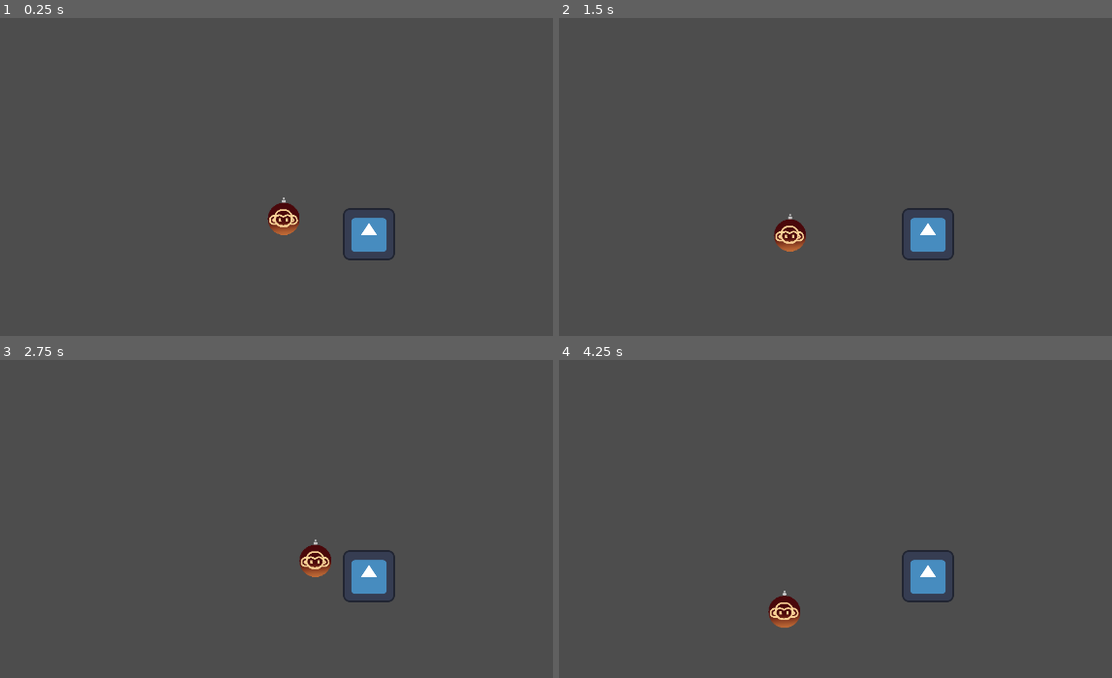
Above: before the commit, frames 1-4 (two rows, left to right).
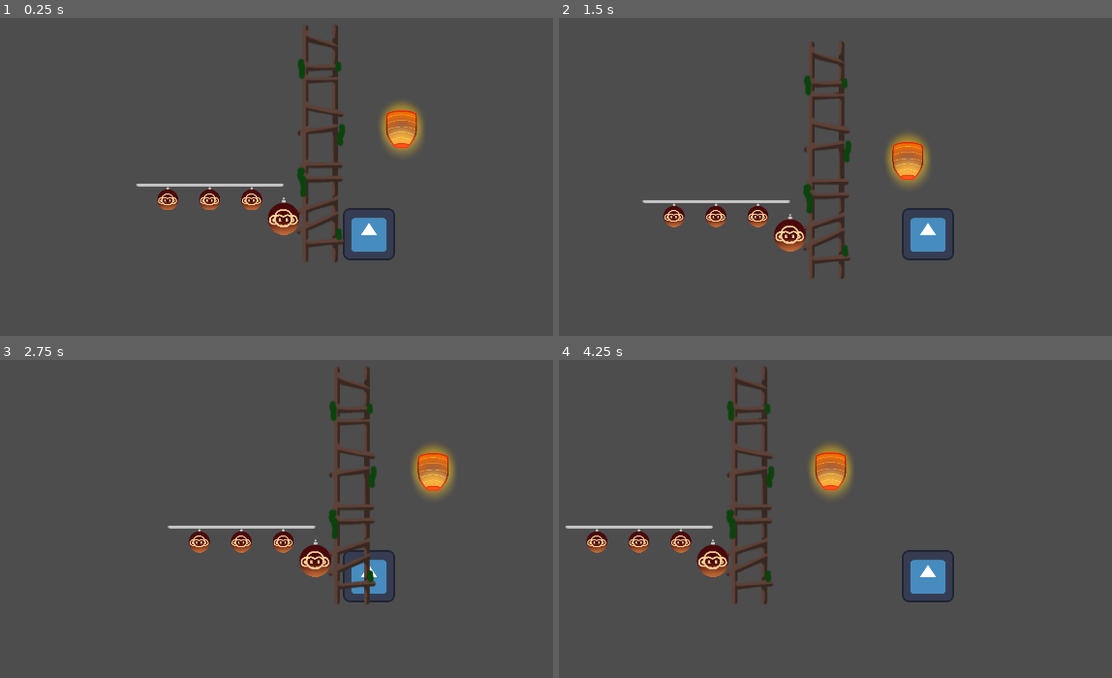
Above: after the commit, the same moments.

Repository: doofisconfused/GGJ2026
Game: Godot game, scene res://game_master.tscn
Two runs of this game, one before a commit and one after it. Both use one fixed random seed, a clock stepped at 60 frames per second and the inputs below. The engine's default icon, where the game draws it, is replaced by a stand-in: a white triangle on a blue panel in a dark square.
Inputs:
- Up to frame 1 (0.25 s): no input
- Up to frame 2 (1.5 s): hold D (right) from 0.53 s (still down); tap Q (mask_last) at 0.6 s; tap W (jump) at 0.77 s; tap E (mask_next) at 1.35 s
- Up to frame 3 (2.75 s): tap W (jump) at 1.52 s; release D (right) at 2.03 s; hold A (left) from 2.03 s (still down); tap Q (mask_last) at 2.1 s
- Up to frame 4 (4.25 s): release A (left) at 2.78 s; hold D (right) from 2.78 s (still down); tap E (mask_next) at 2.85 s; tap W (jump) at 3.02, 3.77 s; tap Q (mask_last) at 3.6 s

The runs differ from the first frame. In frame 1, 3.6% of the frame differs, in the area x 24-77%, y 2-77%; in frame 2, 3.6%; in frame 3, 3.8%; in frame 4, 4.6%, in the area x 1-54%, y 2-85%.

Commit message:
added checkpoints
created lantern checkpoints that float up and down. when touched, they set themselves as your checkpoint. if the player dies (receives a death signal from another node), they will teleport back to their last checkpoint.

TODO: make the camera movement smoother? might be super hard though i dunno

Diff:
--- /dev/null
+++ b/Prefabs/checkpoint.tscn
@@ -0,0 +1,21 @@
+[gd_scene load_steps=4 format=3 uid="uid://bqmnxnhmf852u"]
+
+[ext_resource type="Script" uid="uid://b7081g2vm3jop" path="res://Scripts/checkpoint.gd" id="1_q88ch"]
+[ext_resource type="Texture2D" uid="uid://3f7ldxh8vr67" path="res://Sprites/Interactible/Lantern float.PNG" id="2_q7jp7"]
+
+[sub_resource type="CapsuleShape2D" id="CapsuleShape2D_scjsw"]
+
+[node name="Checkpoint" type="Area2D"]
+collision_layer = 8
+collision_mask = 8
+script = ExtResource("1_q88ch")
+
+[node name="CollisionShape2D" type="CollisionShape2D" parent="."]
+scale = Vector2(5.8, 4.64)
+shape = SubResource("CapsuleShape2D_scjsw")
+debug_color = Color(0.655362, 0.517098, 0, 0.42)
+
+[node name="LanternSprite" type="Sprite2D" parent="."]
+texture = ExtResource("2_q7jp7")
+
+[connection signal="area_entered" from="." to="." method="_on_area_entered"]
--- a/Prefabs/climbable_area.tscn
+++ b/Prefabs/climbable_area.tscn
@@ -11,3 +11,5 @@
 
 [connection signal="area_entered" from="." to="." method="_on_area_entered"]
 [connection signal="area_exited" from="." to="." method="_on_area_exited"]
+[connection signal="body_entered" from="." to="." method="_on_body_entered"]
+[connection signal="body_exited" from="." to="." method="_on_body_exited"]
--- a/Prefabs/ladder.tscn
+++ b/Prefabs/ladder.tscn
@@ -1,6 +1,7 @@
-[gd_scene load_steps=4 format=3 uid="uid://hfwvyo808we6"]
+[gd_scene load_steps=5 format=3 uid="uid://hfwvyo808we6"]
 
 [ext_resource type="PackedScene" uid="uid://dndosof1pmkvl" path="res://Prefabs/climbable_area.tscn" id="1_2guuy"]
+[ext_resource type="Texture2D" uid="uid://cq2butychh6px" path="res://Sprites/Interactible/Ladder.PNG" id="2_rmtat"]
 
 [sub_resource type="RectangleShape2D" id="RectangleShape2D_2guuy"]
 size = Vector2(20, 125)
@@ -12,14 +13,20 @@
 scale = Vector2(2, 2)
 
 [node name="ClimbableArea" parent="." instance=ExtResource("1_2guuy")]
+scale = Vector2(2.7, 2.28)
 
 [node name="ClimbCollider" type="CollisionShape2D" parent="ClimbableArea"]
 shape = SubResource("RectangleShape2D_2guuy")
 
 [node name="Top" type="StaticBody2D" parent="."]
-position = Vector2(0, -53)
+position = Vector2(0, -127)
+scale = Vector2(2.7, 2.28)
 
 [node name="TopCollider" type="CollisionShape2D" parent="Top"]
 position = Vector2(0, -6)
 shape = SubResource("RectangleShape2D_rmtat")
 one_way_collision = true
+
+[node name="Sprite2D" type="Sprite2D" parent="."]
+texture = ExtResource("2_rmtat")
+offset = Vector2(-3.235, 0)
--- a/Prefabs/player.tscn
+++ b/Prefabs/player.tscn
@@ -38,8 +38,8 @@
 target_position = Vector2(0, -75)
 
 [node name="PlayerField" type="Area2D" parent="."]
-collision_layer = 2
-collision_mask = 2
+collision_layer = 10
+collision_mask = 10
 
 [node name="CollisionShape2D" type="CollisionShape2D" parent="PlayerField"]
 shape = SubResource("CapsuleShape2D_y5hcb")
--- a/Prefabs/string.tscn
+++ b/Prefabs/string.tscn
@@ -1,4 +1,7 @@
-[gd_scene load_steps=2 format=3 uid="uid://kaiom78vsbm2"]
+[gd_scene load_steps=4 format=3 uid="uid://kaiom78vsbm2"]
+
+[ext_resource type="Texture2D" uid="uid://dony3f5guwep" path="res://Sprites/Interactible/Hanging string.png" id="1_wp18o"]
+[ext_resource type="Texture2D" uid="uid://cw4tpkiiieqaw" path="res://Sprites/Interactible/Hanging lantern.png" id="2_bv7m8"]
 
 [sub_resource type="RectangleShape2D" id="RectangleShape2D_keqen"]
 size = Vector2(354, 20)
@@ -10,7 +13,30 @@
 
 [node name="CollisionShape2D" type="CollisionShape2D" parent="."]
 rotation = 3.14159
+scale = Vector2(1.04, 0.439997)
 shape = SubResource("RectangleShape2D_keqen")
 one_way_collision = true
 one_way_collision_margin = 2.0
 debug_color = Color(0.83582, 0.387796, 0, 0.42)
+
+[node name="StringSprite" type="Sprite2D" parent="."]
+scale = Vector2(3, 3)
+texture = ExtResource("1_wp18o")
+
+[node name="LanternSprite1" type="Sprite2D" parent="StringSprite"]
+position = Vector2(34.6667, -10.6666)
+rotation = 3.14159
+scale = Vector2(0.3, 0.3)
+texture = ExtResource("2_bv7m8")
+
+[node name="LanternSprite2" type="Sprite2D" parent="StringSprite"]
+position = Vector2(0, -10.667)
+rotation = 3.14159
+scale = Vector2(0.3, 0.3)
+texture = ExtResource("2_bv7m8")
+
+[node name="LanternSprite3" type="Sprite2D" parent="StringSprite"]
+position = Vector2(-34.667, -10.667)
+rotation = 3.14159
+scale = Vector2(0.3, 0.3)
+texture = ExtResource("2_bv7m8")
--- /dev/null
+++ b/Scripts/checkpoint.gd
@@ -0,0 +1,27 @@
+extends Area2D
+
+var activated: bool = false
+var floating: String = "low"
+# TODO: make lantern float higher when activated
+var cycle: float = .5
+var floatingUp: bool = true
+signal checkpoint_set(spawnpoint: Vector2)
+
+func _physics_process(delta: float) -> void:
+	cycle += delta
+	if cycle >= 1:
+		floatingUp = not floatingUp
+		cycle = 0
+
+	if floating == "low":
+		if floatingUp:
+			get_child(1).position.y -= delta * 50
+		else:
+			get_child(1).position.y += delta * 50
+		#print(cycle)
+
+func _on_area_entered(area: Area2D) -> void:
+	if area.get_parent() is Player and not activated:
+		checkpoint_set.emit(global_position)
+		activated = true
+		print("activated") # Replace with function body.
--- a/Scripts/player.gd
+++ b/Scripts/player.gd
@@ -23,9 +23,11 @@
 var can_climb: bool = false
 # whether you're in a ladder
 var lantern_bounces: int = 0
-# number of times you've bounced on a lantern s
+# number of times you've bounced on a lantern since leaving the ground
+var spawnpoint: Vector2 = Vector2(934.0, 553.0)
 
 func _ready() -> void:
+	print(spawnpoint)
 	pass
 
 func _physics_process(delta: float) -> void:
@@ -83,9 +85,6 @@
 		set_collision_mask_value(3, (mask=="monkey"))
 		print(get_collision_mask_value(3))
 
-
-
-
 func _on_bounce_area_body_entered(_body: Node2D) -> void:
 	if mask_index == 2:
 		jump(BOUNCE_VELOCITY * (1.0 + (lantern_bounces * 1.5) / 10.0))
@@ -93,3 +92,12 @@
 		if not lantern_bounces >= 3:
 			lantern_bounces += 1
 		# this math is arbitrary and might be good to discuss tomorrow
+
+func _on_checkpoint_set(new_spawnpoint: Vector2) -> void:
+	spawnpoint = new_spawnpoint
+	print(spawnpoint)
+
+
+
+func _on_death() -> void:
+	global_position = spawnpoint # Replace with function body.
--- /dev/null
+++ b/death_box.gd
@@ -0,0 +1,10 @@
+extends Area2D
+
+signal death
+
+
+
+
+func _on_area_entered(area: Area2D) -> void:
+	print("death box entered")
+	death.emit() # Replace with function body.
--- a/game_master.tscn
+++ b/game_master.tscn
@@ -1,15 +1,16 @@
-[gd_scene load_steps=7 format=3 uid="uid://dhvejpx6ilyaf"]
+[gd_scene load_steps=9 format=3 uid="uid://dhvejpx6ilyaf"]
 
 [ext_resource type="PackedScene" uid="uid://b8yb0h5jf1tio" path="res://Prefabs/player.tscn" id="2_yy1gc"]
-[ext_resource type="PackedScene" uid="uid://dndosof1pmkvl" path="res://Prefabs/climbable_area.tscn" id="3_3ef5b"]
 [ext_resource type="PackedScene" uid="uid://cyx06f1cmdryt" path="res://Prefabs/lantern.tscn" id="3_ehuk0"]
 [ext_resource type="PackedScene" uid="uid://kaiom78vsbm2" path="res://Prefabs/string.tscn" id="4_ehuk0"]
+[ext_resource type="PackedScene" uid="uid://hfwvyo808we6" path="res://Prefabs/ladder.tscn" id="5_yypio"]
+[ext_resource type="Script" uid="uid://cd36ehwg7kcnv" path="res://death_box.gd" id="6_d8xmc"]
+[ext_resource type="PackedScene" uid="uid://bqmnxnhmf852u" path="res://Prefabs/checkpoint.tscn" id="6_pb2si"]
 
 [sub_resource type="RectangleShape2D" id="RectangleShape2D_3ef5b"]
 size = Vector2(2123, 263)
 
-[sub_resource type="RectangleShape2D" id="RectangleShape2D_ehuk0"]
-size = Vector2(210, 171)
+[sub_resource type="RectangleShape2D" id="RectangleShape2D_emkk8"]
 
 [node name="GameMaster" type="Node2D"]
 
@@ -31,18 +32,32 @@
 scale = Vector2(-0.608798, 1)
 shape = SubResource("RectangleShape2D_3ef5b")
 
-[node name="ClimbableArea" parent="." instance=ExtResource("3_3ef5b")]
-position = Vector2(373, 389)
-
-[node name="ClimbingCollider" type="CollisionShape2D" parent="ClimbableArea"]
-position = Vector2(28, 116)
-shape = SubResource("RectangleShape2D_ehuk0")
-
 [node name="BounceArea" parent="." instance=ExtResource("3_ehuk0")]
 position = Vector2(723, 517)
 
 [node name="String" parent="." instance=ExtResource("4_ehuk0")]
 position = Vector2(539, 433)
 
+[node name="Ladder" parent="." instance=ExtResource("5_yypio")]
+position = Vector2(814, 336)
+
+[node name="Checkpoint" parent="." instance=ExtResource("6_pb2si")]
+position = Vector2(1014, 307)
+
+[node name="DeathBox" type="Area2D" parent="."]
+collision_layer = 10
+collision_mask = 10
+script = ExtResource("6_d8xmc")
+
+[node name="CollisionShape2D" type="CollisionShape2D" parent="DeathBox"]
+position = Vector2(930, 1017)
+scale = Vector2(99.88, 7.88)
+shape = SubResource("RectangleShape2D_emkk8")
+debug_color = Color(1, 0.009919, 0.0323908, 0.42)
+
 [connection signal="area_entered" from="BounceArea" to="Player" method="_on_lantern_area_entered"]
 [connection signal="body_entered" from="BounceArea" to="Player" method="_on_bounce_area_body_entered"]
+[connection signal="checkpoint_set" from="Checkpoint" to="Player" method="_on_checkpoint_set"]
+[connection signal="checkpoint_set" from="Checkpoint" to="Player" method="_on_checkpoint_checkpoint_set"]
+[connection signal="area_entered" from="DeathBox" to="DeathBox" method="_on_area_entered"]
+[connection signal="death" from="DeathBox" to="Player" method="_on_death"]
Not shown, added: Scripts/checkpoint.gd.uid
Binary file added: Sprites/Interactible/Hanging string.png
Not shown, added: Sprites/Interactible/Hanging string.png.import
Binary file added: Sprites/Interactible/Ladder.PNG
Not shown, added: Sprites/Interactible/Ladder.PNG.import
Binary file added: Sprites/Interactible/Lantern float.PNG
Not shown, added: Sprites/Interactible/Lantern float.PNG.import
Not shown, added: death_box.gd.uid
